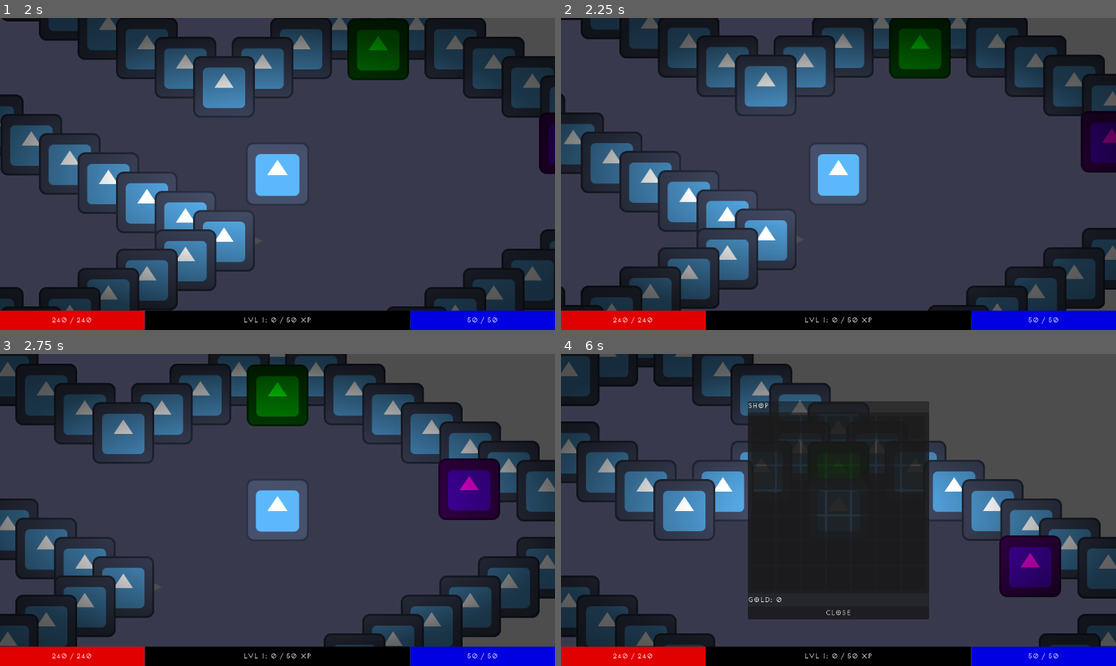
Above: before the commit, frames 1-4 (two rows, left to right).
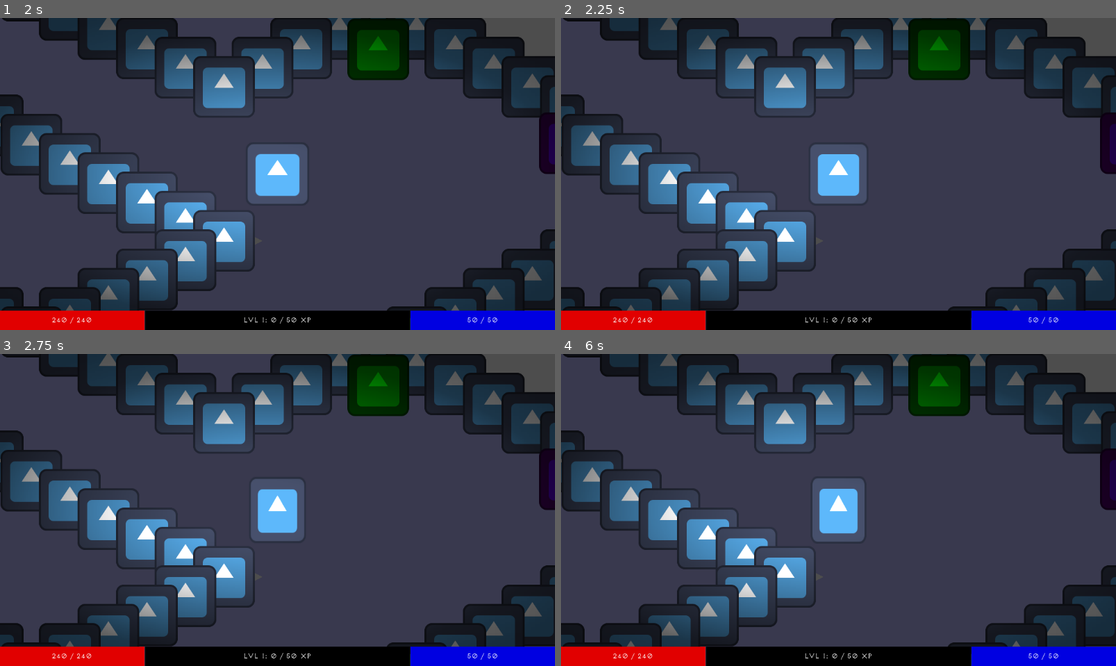
Above: after the commit, the same moments.

Repository: PietPadda/Godot_2D_ARPG
Game: Godot game, scene res://scenes/world/world.tscn
Same seed, same stepped clock (60 frames per second), same inputs: the game is played once before the commit and once after it. The engine's default icon, where the game draws it, is replaced by a stand-in: a white triangle on a blue panel in a dark square.
Inputs (mouse positions are in pixels of both pictures, inside the frame that each line leads up to):
- Up to frame 1 (2 s): click (27, 39) at 0.52 s; type "12" at 0.6 s; click "Host Game" at 1.25 s
- Up to frame 2 (2.25 s): tap Enter at 2 s; move the mouse to (960, 158) at 2.02 s; tap E (interact) at 2.1 s; click (960, 158) at 2.17 s
- Up to frame 3 (2.75 s): no input
- Up to frame 4 (6 s): move the mouse to (727, 525) at 2.77 s; click (727, 525) at 2.85 s; move the mouse to (894, 441) at 3.52 s; tap C (toggle_character_sheet) at 3.6, 5.85 s; click (894, 441) at 3.67 s; move the mouse to (810, 572) at 4.27 s; tap E (interact) at 4.35 s; click (810, 572) at 4.42 s; move the mouse to (760, 428) at 5.02 s; press the mouse at (760, 428) at 5.03 s; tap F2 (debug_respawn_enemies) at 5.75 s; move the mouse to (788, 428) at 5.77 s; release the mouse at (788, 428) at 5.78 s; click (788, 428) at 5.92 s

Frame 1 is identical in both runs. In frame 2, 24% of the frame differs, in the area x 0-100%, y 0-97%; in frame 3, 47%; in frame 4, 57%, in the area x 0-100%, y 0-100%.

Commit message:
fix(player): implement server-authoritative movement to prevent stacking

Diff:
--- a/scripts/components/grid_movement_component.gd
+++ b/scripts/components/grid_movement_component.gd
@@ -7,6 +7,8 @@
 signal path_finished
 # This signal will be emitted each time the component reaches a waypoint in its path.
 signal waypoint_reached
+# This signal will trigger that a path is blocked.
+signal path_blocked
 
 # Preload the Player script to make the "Player" type available for our type check.
 const Player = preload("res://scripts/player/player.gd")
@@ -85,9 +87,9 @@
 	owner.velocity = Vector2.ZERO # Ensure physics velocity is also stopped
 
 # Internal Logic
-# This function now creates and starts the Tween for one step of the path.
+# This function creates and starts the Tween for one step of the path.
+# It now requests permission instead of moving directly.
 func _start_next_move_step() -> bool:
-	# --- THE FIX ---
 	# Movement logic, especially creating tweens, should ONLY run on
 	# the machine that has authority over this character. Puppets should not move themselves.
 	if not owner.is_multiplayer_authority():
@@ -107,24 +109,15 @@
 	# NOTE: We are assuming the occupation will succeed. The server is the authority.
 	is_moving = true # still moving
 
-	# PackedVector2Array doesn't have pop_front().
-	# We get the target at index 0, then remove it.
-	var target_world_pos = move_path[0]
-	move_path.remove_at(0)
+	# THE FIX: Instead of creating a tween, we find the next tile...
+	var next_world_pos = move_path[0]
+	var next_tile = Grid.world_to_map(next_world_pos)
 
-	var move_speed = owner.get_total_stat("move_speed")
-	var distance = owner.global_position.distance_to(target_world_pos)
+	# ...and send an RPC to the server asking for permission to move there.
+	Grid.server_player_request_tile.rpc_id(1, owner.get_path(), next_tile)
 
-	# Prevent division by zero.
-	if move_speed <= 0:
-		return false
-	var duration = distance / move_speed
-
-	# Assign the new tween to our reference variable.
-	_active_tween = create_tween().set_trans(Tween.TRANS_LINEAR)
-	_active_tween.tween_property(owner, "global_position", target_world_pos, duration)
-	# When the tween finishes, call our arrival function.
-	_active_tween.tween_callback(_on_move_step_finished) # Call this function when done.
+	# We return 'true' to signify a move is in progress, but the actual
+	# tweening will now be started by an RPC call from the server.
 	return true # continue moving (bool allows func call)
 
 # This is our new "arrival" function. It's called when the tween is done.
@@ -152,3 +145,41 @@
 # to prevent movement from being interrupted mid-tween.
 func _physics_process(_delta: float) -> void:
 	pass
+
+# --- RPC Handlers ---
+# These functions are called by GridManager via RPC.
+
+# Called by the server when our requested move is APPROVED ("Green Light").
+func _execute_approved_move(confirmed_tile: Vector2i):
+	# The tweening logic from the old _start_next_move_step now lives here.
+	if move_path.is_empty():
+		return
+
+	# PackedVector2Array doesn't have pop_front().
+	# We get the target at index 0, then remove it.
+	# Remove the step we are about to take from our local path.
+	move_path.remove_at(0)
+
+	var target_world_pos = Grid.map_to_world(confirmed_tile)
+	var move_speed = owner.get_total_stat(Stats.STAT_NAMES[Stats.STAT.MOVE_SPEED])
+	var distance = owner.global_position.distance_to(target_world_pos)
+
+	# Prevent division by zero.
+	if move_speed <= 0:
+		return
+
+	# Tween duration
+	var duration = distance / move_speed
+
+	# Assign the new tween to our reference variable.
+	# We use simple linear interpolation
+	_active_tween = create_tween().set_trans(Tween.TRANS_LINEAR)
+	_active_tween.tween_property(owner, "global_position", target_world_pos, duration)
+	_active_tween.tween_callback(_on_move_step_finished)
+
+# Called by the server when our requested move is REJECTED ("Red Light").
+func _handle_rejected_move():
+	# Our path is blocked by another character. Stop moving.
+	stop()
+	# Announce that the path is blocked so the state machine can request a new one.
+	emit_signal("path_blocked")
